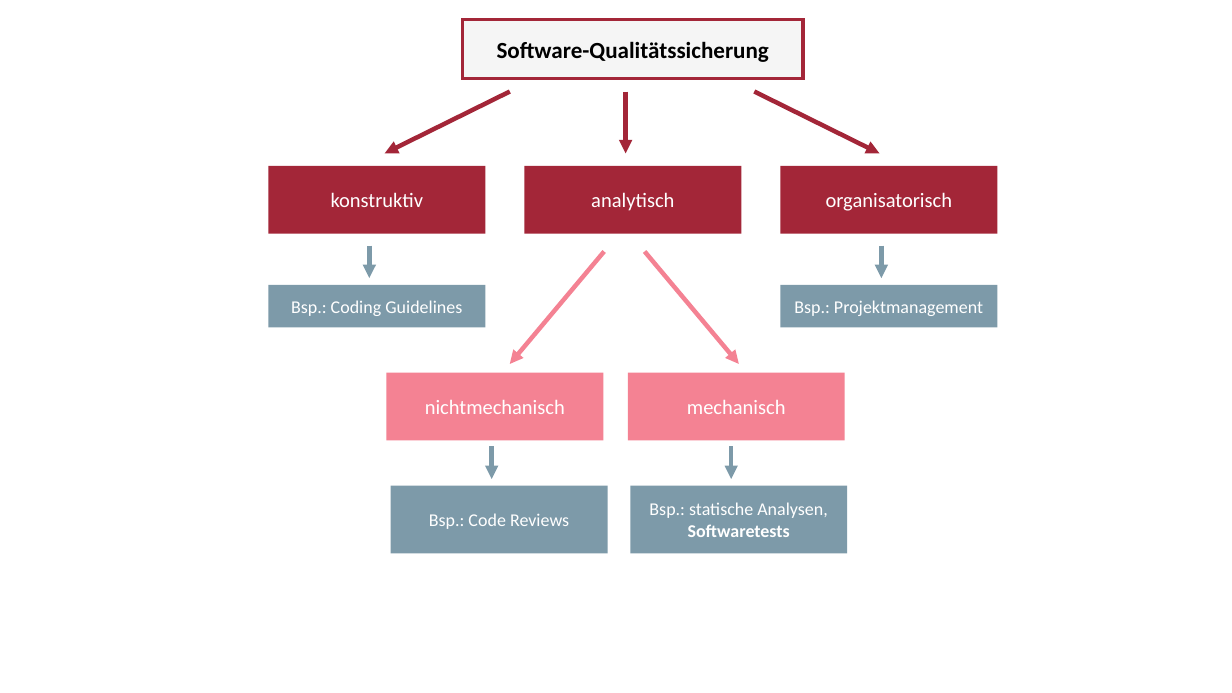
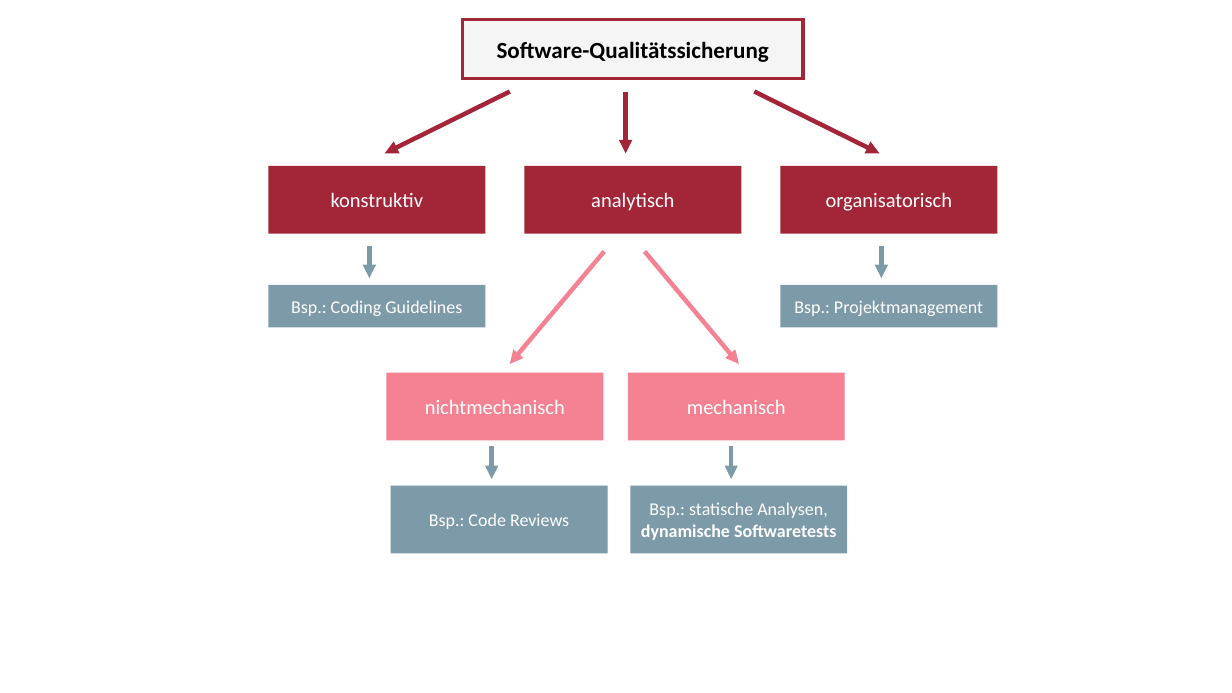
Before and after one commit to gsindlinger/ACTS-Use-Case, a slide deck: slide 1 of Grafiken.pptx. Drawn at 1232x693 pixels with LibreOffice and Linux fonts; fonts in the diff are those of the drawing. Boxes give left, top, right and bottom in pixels: in the first picture for what was removed or moved away, otherwise in the second. Text is boxed around its words. In the diff, an @@ line names an element or a change of style, - is before the commit and + after.

```diff
--- a/Grafiken.pptx
+++ b/Grafiken.pptx
@@ text in rectangle at (x1=641, y1=502, x2=836, y2=540): text changed @@
-Bsp.: statische Analysen, Softwaretests
+Bsp.: statische Analysen, dynamische Softwaretests
```
Also in this commit, not shown: 16 other files.
